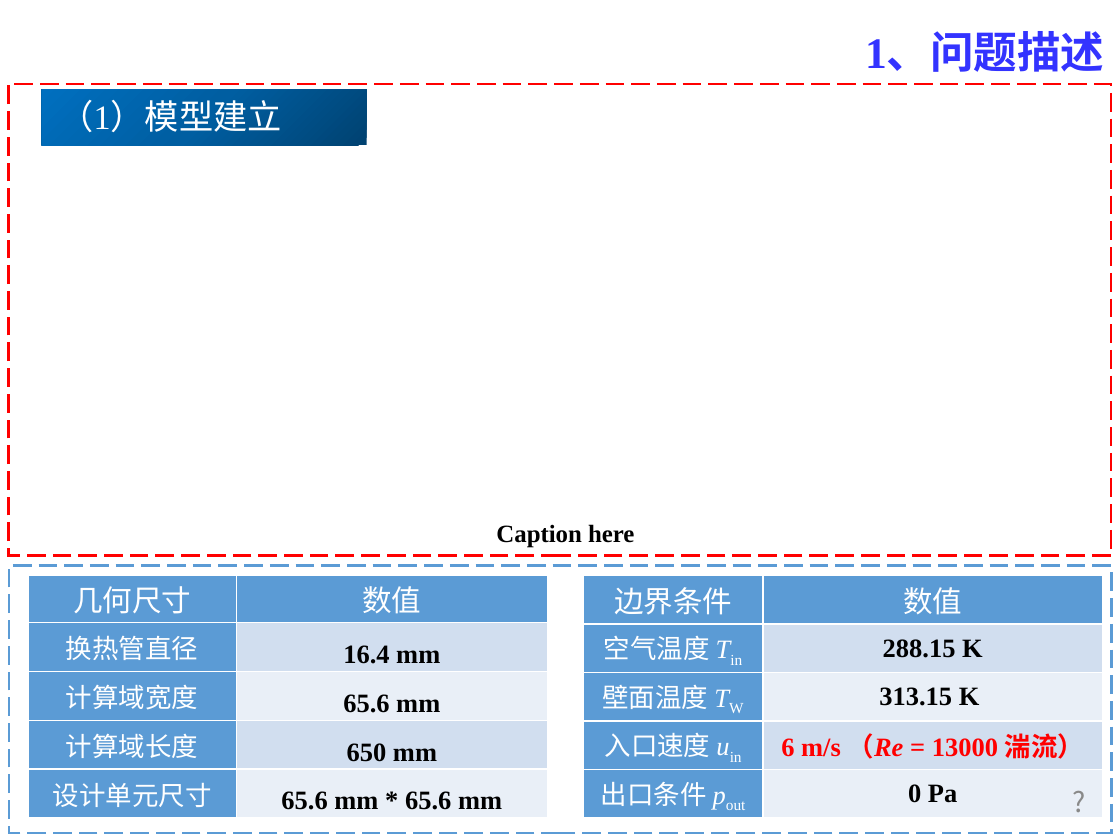
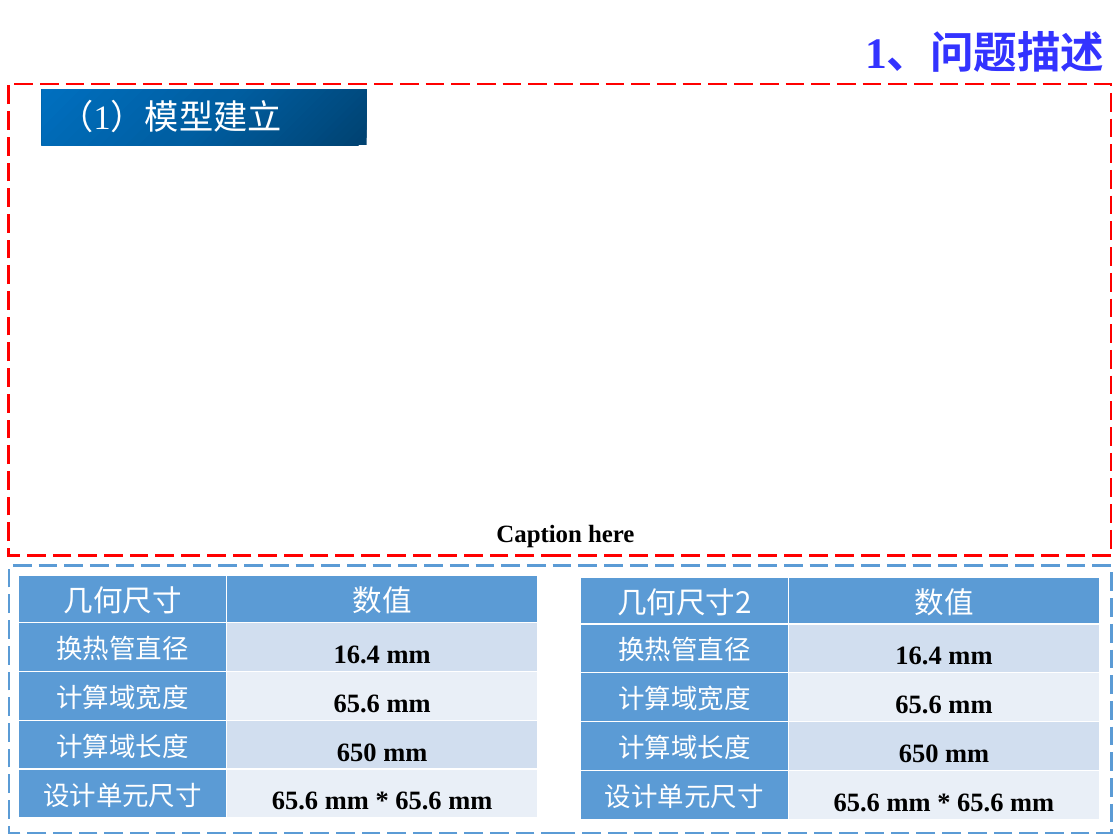
Before and after one commit to PaperStrange/ResearchRecorder, a slide deck: slide 2 of Report notes/GDL_PorosityDistribution.pptx (slide 1 before the commit). Drawn at 1120x840 pixels with LibreOffice and Linux fonts; fonts in the diff are those of the drawing. Boxes give left, top, right and bottom in pixels: in the first picture for what was removed or moved away, otherwise in the second. Text is boxed around its words. In the diff, an @@ line names an element or a change of style, - is before the commit and + after.

```diff
--- a/Report notes/GDL_PorosityDistribution.pptx
+++ b/Report notes/GDL_PorosityDistribution.pptx
@@ table: place and size @@
-table at <box>28,576,548,818</box>
+table at <box>19,576,539,818</box>
@@ table at <box>580,577,1100,819</box> @@
-row 1, column 1: 边界条件
+row 1, column 1: 几何尺寸2
-row 2, column 1: 空气温度 Tin
+row 2, column 1: 换热管直径
-row 2, column 2: 288.15 K
+row 2, column 2: 16.4 mm
-row 3, column 1: 壁面温度 TW
+row 3, column 1: 计算域宽度
-row 3, column 2: 313.15 K
+row 3, column 2: 65.6 mm
-row 4, column 1: 入口速度 uin
+row 4, column 1: 计算域长度
-row 4, column 2: 6 m/s （Re = 13000 湍流）
+row 4, column 2: 650 mm
-row 5, column 1: 出口条件 pout
+row 5, column 1: 设计单元尺寸
-row 5, column 2: 0 Pa
+row 5, column 2: 65.6 mm * 65.6 mm
@@ table: place and size @@
-table at <box>584,576,1103,818</box>
+table at <box>580,577,1100,819</box>
```
Also in this commit, not shown: 2 slides added.
